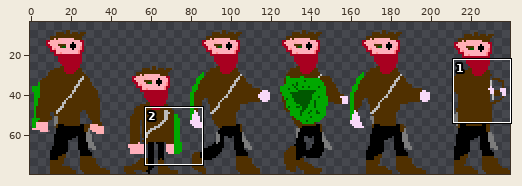
Two states of a sprite sheet, assets/images/jack.png. The picture above shows the old version from afar; the outline marks the close-up.
Close-up. Before the edit:
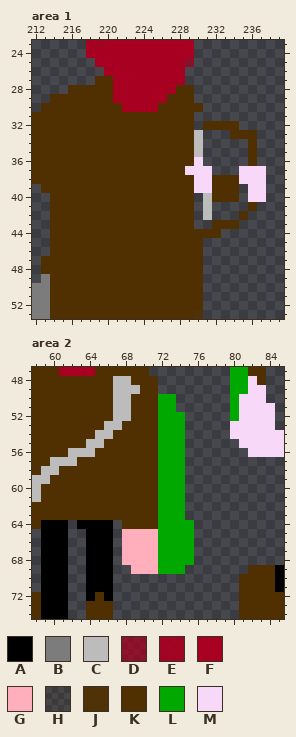
The file is 240x80 pixels. Pixels under 10% opacity are left out. Colours within 5 levels of each other are drawn and written as one. Shown: area 1: x 212..239, y 23..53; area 2: x 58..85, y 47..74. The wide view leaves out empty margins.
Palette (. is transparent): A #000000  B #7c7c7c  C #bcbcbc  D #a80020b5  E #a80020ef  F #a80020  G #ffafbb  H #5030001c  J #503000e8  K #503000  L #00a800  M #f8d8f8
Pixels before, area 1, first column x 212:
23 ......FEFFFFFFFFFF........
24 ......FFFFFFFFFFFF........
25 .......FFFFFFFFFFD........
26 .......HFFFFFFFFF.........
27 .......KKFFFFFFFF.........
28 ....KKKKKFFFFFFFKK........
29 ..KKKKKKKFFFFFFKKK........
30 .KKKKKKKKKFFFFKKKKK.......
31 KKKKKKKKKKKKKKKKKK........
32 KKKKKKKKKKKKKKKKKK.KKKK...
33 KKKKKKKKKKKKKKKKKKC...KKK.
34 KKKKKKKKKKKKKKKKKKC.....K.
35 KKKKKKKKKKKKKKKKKKC.....K.
36 KKKKKKKKKKKKKKKKKKM.....K.
37 KKKKKKKKKKKKKKKKKMMM...MMM
38 KKKKKKKKKKKKKKKKKKMMKKKMMM
39 .KKKKKKKKKKKKKKKKKMMKKK.MM
40 ..KKKKKKKKKKKKKKKK.CKKK.MM
41 ..KKKKKKKKKKKKKKKK.C....K.
42 ..KKKKKKKKKKKKKKKK.C...K..
43 ..KKKKKKKKKKKKKKKK..KKK...
44 ..KKKKKKKKKKKKKKKKKKK.....
45 ..KKKKKKKKKKKKKKKKK.......
46 ..KKKKKKKKKKKKKKKKK.......
47 .KKKKKKKKKKKKKKKKKK.......
48 .KKKKKKKKKKKKKKKKKK.......
49 .BKKKKKKKKKKKKKKKKK.......
50 BBKKKKKKKKKKKKKKKKK.......
51 BBKKKKKKKKKKKKKKKKK.......
52 BBKKKKKKKKKKKKKKKKK.......
53 BBKKKKKKKKKKKKKKKKJ.......
Pixels before, area 2, first column x 58:
47 KKKFFFFKKKKKK.........LLKK..
48 KKKKKKKKKCCKKK........LLMK..
49 KKKKKKKKKCCCKK........LLMM..
50 KKKKKKKKKCCKKKLL......LMMM..
51 KKKKKKKKKCCKKKLL......LMMMM.
52 KKKKKKKKKCCKKKLLL.....LMMMM.
53 KKKKKKKKCCKKKKLLL.....MMMMM.
54 KKKKKKKCCKKKKKLLL.....MMMMMM
55 KKKKKKCCKKKKKKLLL......MMMMM
56 KKKKCCCKKKKKKKLLL.......MMMM
57 KKCCCKKKKKKKKKLLL...........
58 KCCKKKKKKKKKKKLLL...........
59 CCKKKKKKKKKKKKLLL...........
60 CKKKKKKKKKKKKKLLL...........
61 CKKKKKKKKKKKKKLLL...........
62 KKKKKKKKKKKKKKLLL...........
63 KKKKKKKKKKKKKKLLL...........
64 KAAA.AAAA.KKKKLLLL..........
65 .AAA..AAA.GGGGLLLL..........
66 .AAA..AAA.GGGGLLLL..........
67 .AAA..AAA.GGGGLLLL..........
68 .AAA..AAA.GGGGLLLL..........
69 .AAA..AAA..GGGLLL.......KKKA
70 .AAA..AAA..............KKKKA
71 .AAA..AAA..............KKKKA
72 KAAA..AKA..............KKKKK
73 KAAA..KKK..............KKKKK
74 KAAA..KKK..............KKKKK
The same view after the edit:
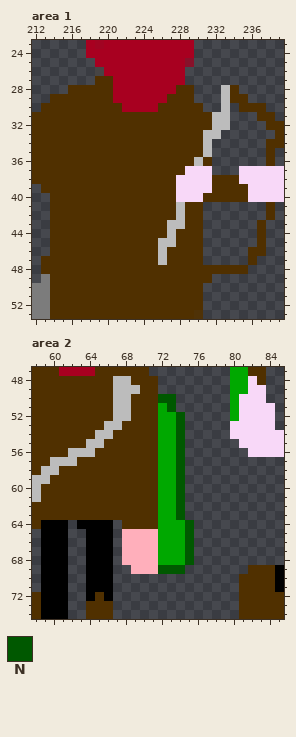
Colours new in this view: N #005800
The edit:
Area 1:
Colour C is added in rows 28 to 30 at x 233; in row 31 at x 232 to 233; in row 33 at x 231 to 232; in rows 34 to 35 at x 231.
Colour C replaces colour K in row 32 at x 232 to 233; in rows 41 to 42 at x 228; in row 43 at x 227 to 228; in row 44 at x 227; in row 45 at x 226 to 227; in rows 46 to 47 at x 226.
Colour C replaces colour M in row 36 at x 230.
Colour K is added in row 28 at x 234; in row 29 at x 234 to 235; in row 30 at x 235 to 237; in row 31 at x 230 to 231 and 237 to 238; in row 32 at x 230 and 238 to 239; in row 33 at x 239.
Colour K is added in row 34 at x 238 to 239; in row 35 at x 238; in row 36 at x 231 and 238; in rows 39 to 40 at x 235; in rows 41 to 42 at x 230 and 238; in row 43 at x 230 and 237.
Colour K is added in rows 44 to 45 at x 237; in row 46 at x 236 to 237; in row 47 at x 236; in row 48 at x 231 to 235; in row 49 at x 231.
Colour K replaces colour C in rows 33 to 35 at x 230; in row 40 at x 231.
Colour M is added in rows 37 to 39 at x 238 to 239; in row 40 at x 230 and 238 to 239.
Colour M replaces colour K in rows 38 to 40 at x 228 to 229.
Colour C is removed in rows 41 to 42 at x 231.
Colour K is removed in row 32 at x 234; in row 33 at x 234 to 236; in rows 34 to 36 at x 236; in row 41 at x 236; in row 42 at x 235; in row 43 at x 232 to 234.
Colour K is removed in row 44 at x 231 to 232.
Area 2:
Colour N replaces colour L in row 50 at x 72 to 73; in row 51 at x 73; in rows 52 to 63 at x 74; in rows 64 to 68 at x 75; in row 69 at x 72 to 74.
Pixel boxes of the changes (left, top, right, bottom) in both close-ups:
changed: (158, 85, 284, 283)
changed: (158, 394, 194, 574)
